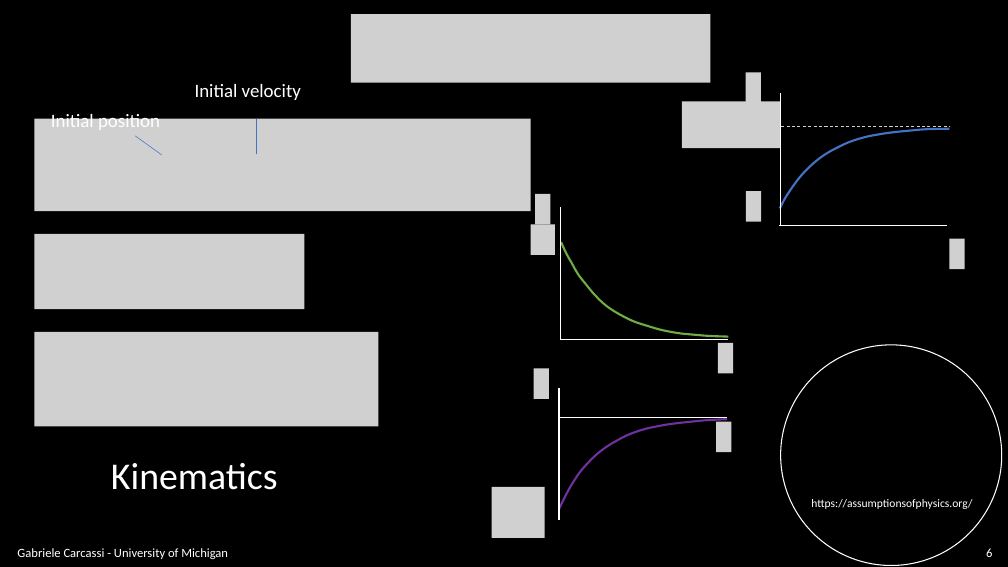
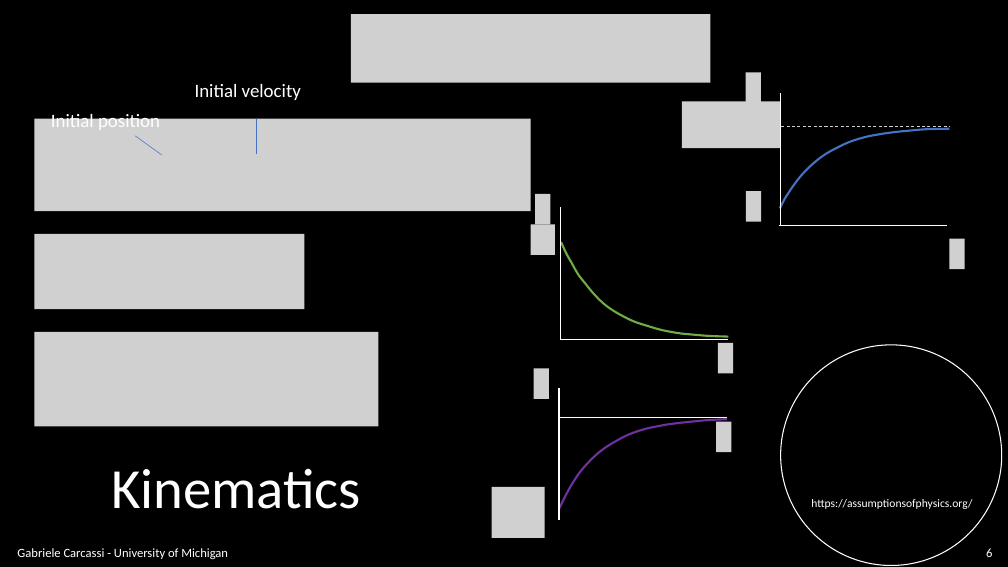
Before and after one commit to assumptionsofphysics/slides, a slide deck: slide 6 of BookCompanions-v2/RP-Class-2.pptx. Drawn at 1008x567 pixels with LibreOffice and Linux fonts; fonts in the diff are those of the drawing; grey boxes stand for pictures; background and template pictures are left out. Boxes give left, top, right and bottom in pixels: in the first picture for what was removed or moved away, otherwise in the second. Text is boxed around its words. In the diff, an @@ line names an element or a change of style, - is before the commit and + after.

```diff
--- a/BookCompanions-v2/RP-Class-2.pptx
+++ b/BookCompanions-v2/RP-Class-2.pptx
@@ text "Kinematics" at [111,469,361,509]: size 36 to 54 pt @@
```
Also in this commit, not shown: 6 other slides changed, 2 slides added, 1 other file.
